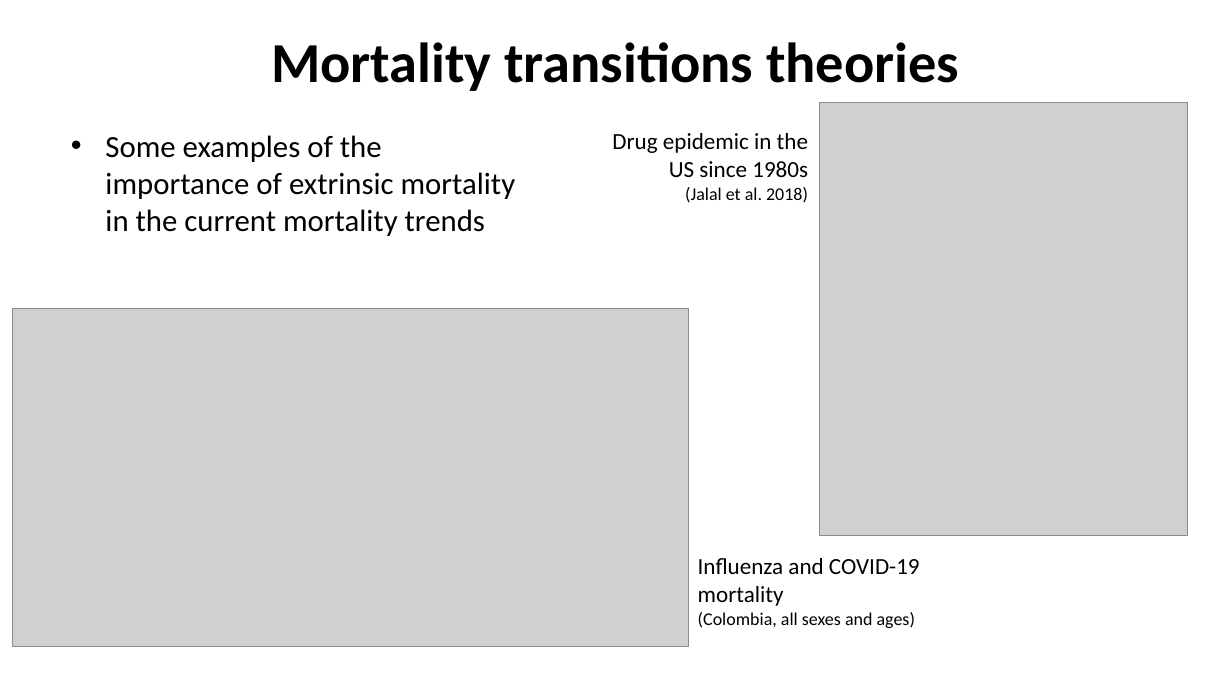
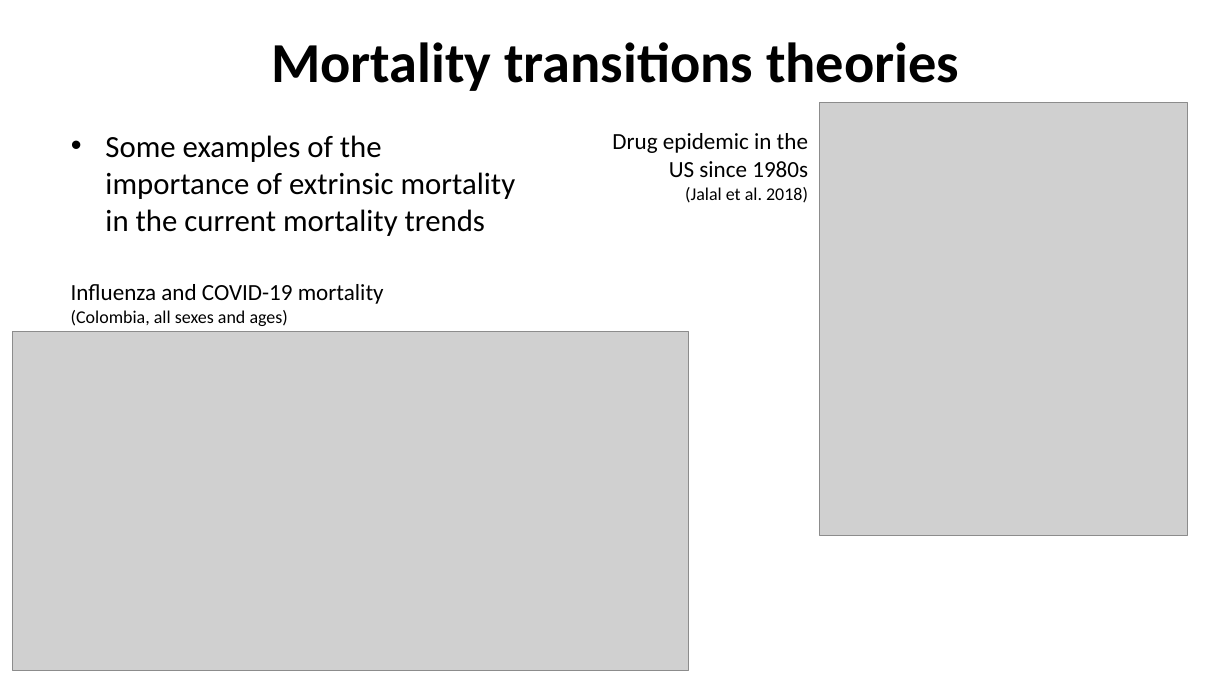
Before and after one commit to kikeacosta/edsd26_apc, a slide deck: slide 41 of slides/01_mortality_trends.pptx (slide 42 before the commit). Drawn at 1232x693 pixels with LibreOffice and Linux fonts; fonts in the diff are those of the drawing; grey boxes stand for pictures. Boxes give left, top, right and bottom in pixels: in the first picture for what was removed or moved away, otherwise in the second. Text is boxed around its words. In the diff, an @@ line names an element or a change of style, - is before the commit and + after.

```diff
--- a/slides/01_mortality_trends.pptx
+++ b/slides/01_mortality_trends.pptx
@@ text "Influenza and COVID-19 mortality" rewrapped from <box>698,558,920,628</box> to <box>71,284,384,326</box> @@
@@ picture: place and size @@
-picture at <box>12,309,689,647</box>
+picture at <box>12,332,689,670</box>
```
Also in this commit, not shown: 7 other slides changed, 2 slides added.
